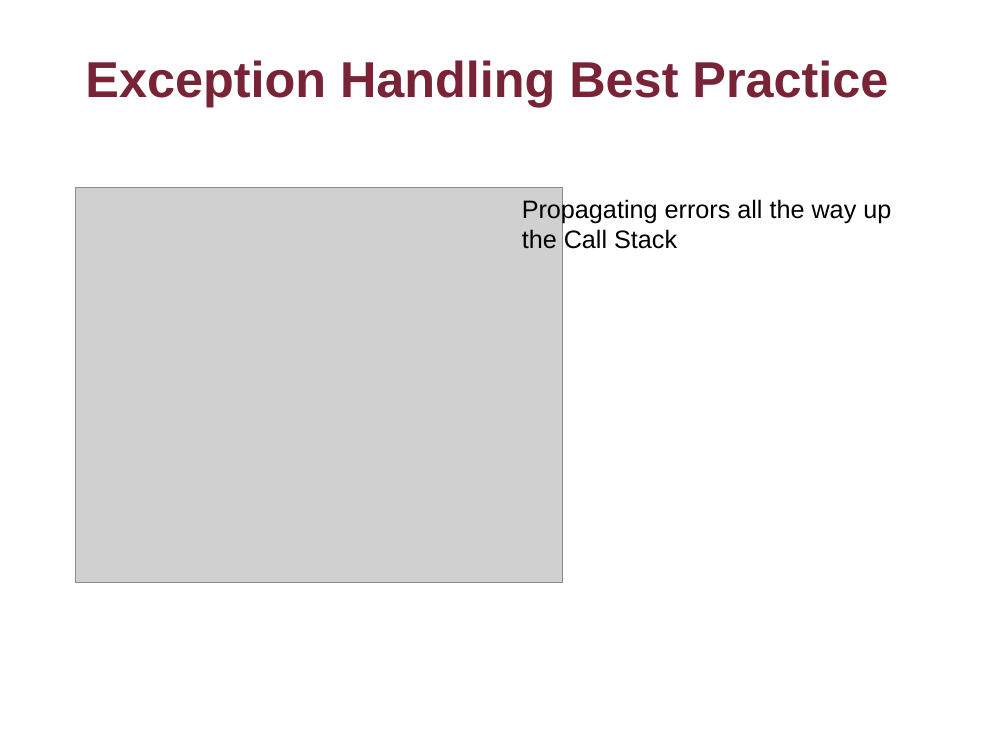
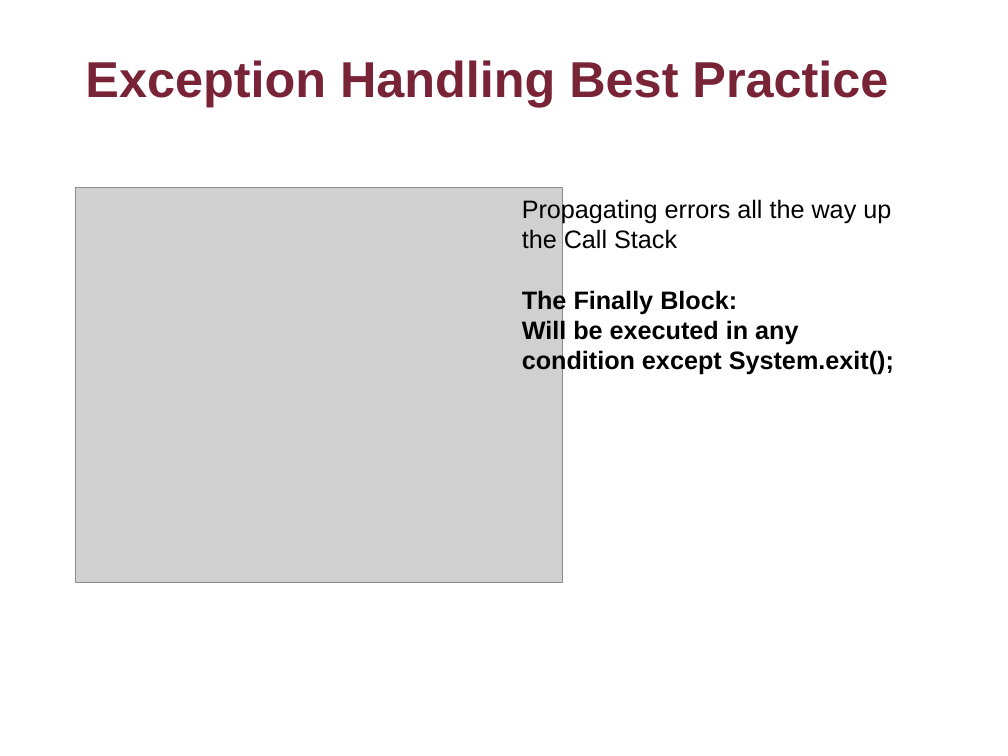
Before and after one commit to flyworker/java-workshop, a slide deck: slide 75 of Java_Trainning_Entry_Level.ppt. Drawn at 1008x756 pixels with LibreOffice and Linux fonts; fonts in the diff are those of the drawing; grey boxes stand for pictures; background and template pictures are left out. Boxes give left, top, right and bottom in pixels: in the first picture for what was removed or moved away, otherwise in the second. Text is boxed around its words. In the diff, an @@ line names an element or a change of style, - is before the commit and + after.

```diff
--- a/Java_Trainning_Entry_Level.ppt
+++ b/Java_Trainning_Entry_Level.ppt
@@ text at (522, 288, 894, 375): paragraphs added @@
+The Finally Block:
+Will be executed in any condition except System.exit();
```
Also in this commit, not shown: 14 other slides changed, 4 other files.
